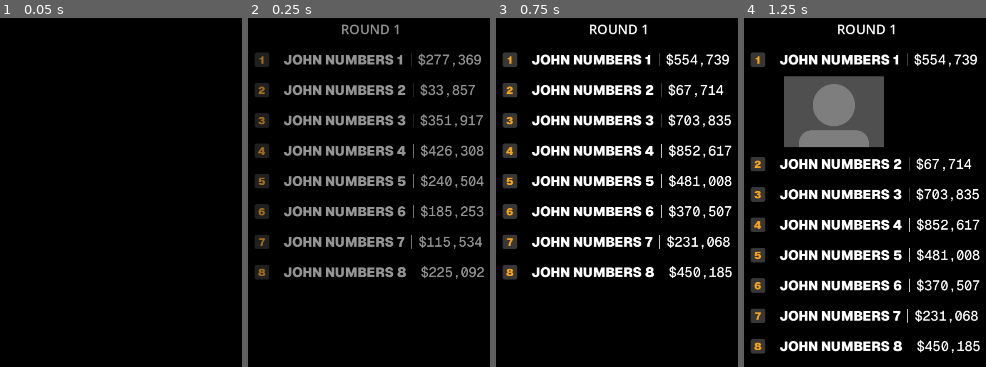
Above: before the commit, frames 1-4 (left to right).
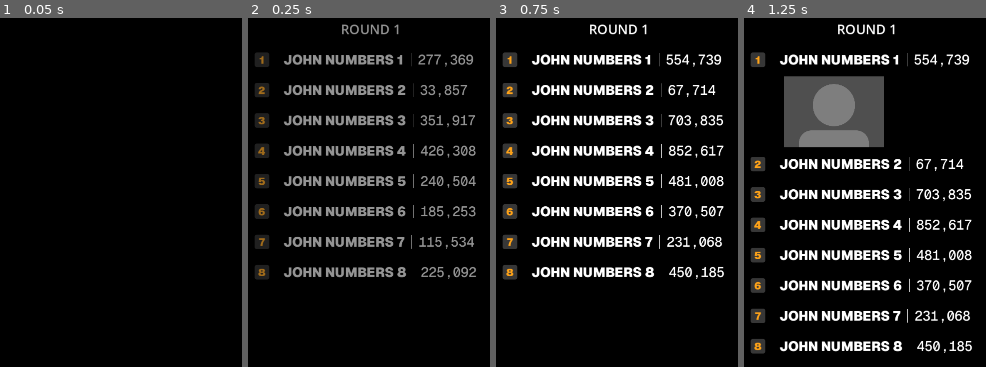
Above: after the commit, the same moments.

Repository: Dexterminator/legend-trade-event-app
Game: Godot game, scene res://scenes/main/main.tscn
The game is run twice, just before and just after one commit, with the same random seed, the same clock (stepped at 60 frames per second) and the same inputs.
Inputs:
- Up to frame 1 (0.05 s): no input
- Up to frame 2 (0.25 s): no input
- Up to frame 3 (0.75 s): tap Enter at 0.5 s; tap 1 at 0.6 s
- Up to frame 4 (1.25 s): no input

Frame 1 is identical in both runs. In frame 2, 2.9% of the frame differs, in the area x 70-98%, y 10-75%; in frame 3, 3.5%; in frame 4, 3.5%, in the area x 70-98%, y 10-96%.

Commit message:
Start leaderboard overlay

Diff:
--- a/client/scenes/main/main.gd
+++ b/client/scenes/main/main.gd
@@ -99,6 +99,8 @@
 	var payload: Dictionary = data.get("payload", {})
 
 	match msg_type:
+		"leaderboard":
+				SignalBus.standings_updated.emit(payload)
 		"initial_state", "mock_state_update":
 			if payload.has("standings"):
 				SignalBus.standings_updated.emit(str(payload["standings"]))
--- a/client/scenes/standings_overlay/player_panel/player_panel.gd
+++ b/client/scenes/standings_overlay/player_panel/player_panel.gd
@@ -9,17 +9,19 @@
 enum State {EXPANDED, COLLAPSED}
 var state: State = State.COLLAPSED
 var score: int = 0
+var pnl_pct: int = 0
+var ranking: int = 0
 var showing_score: int = 0
 var score_tween: Tween
 
-func set_score(new_score: int) -> void:
+func set_pnl_pct(new_score: int) -> void:
 	score = new_score
 	if score_tween:
 		score_tween.kill()
 	score_tween = create_tween()
 	score_tween.tween_method(
 		func(value: float) -> void:
-			score_label.text = "$%s" % Utils.format_number(int(value)),
+			score_label.text = "%s" % Utils.format_number(int(value)),
 		float(showing_score),
 		float(score),
 		0.5
--- a/client/scenes/standings_overlay/player_panel/player_panel.tscn
+++ b/client/scenes/standings_overlay/player_panel/player_panel.tscn
@@ -182,7 +182,7 @@
 layout_mode = 2
 theme_override_fonts/font = ExtResource("4_r568l")
 theme_override_font_sizes/font_size = 32
-text = "$100,000"
+text = "5%"
 
 [node name="PlayerPicture" type="Sprite2D" parent="." unique_id=1828077865]
 modulate = Color(1, 1, 1, 0)
--- a/client/scenes/standings_overlay/standings_overlay.gd
+++ b/client/scenes/standings_overlay/standings_overlay.gd
@@ -13,10 +13,10 @@
 	for i in range(standings_container.get_child_count()):
 		var p: PlayerPanel = standings_container.get_child(i)
 		p.name_label.text = "JOHN NUMBERS %d" % (i + 1)
-		p.set_score(randi_range(0, 1000000))
+		p.set_pnl_pct(randi_range(0, 1000000))
 	_set_placements()
 
-func sort_by_score() -> void:
+func sort_by_rank() -> void:
 	var panels := standings_container.get_children()
 
 	panels.sort_custom(func(a: PlayerPanel, b: PlayerPanel) -> int:
@@ -93,18 +93,18 @@
 		else:
 			panel.z_index = 0
 
-func _on_standings_updated(_text: String) -> void:
+func _on_standings_updated(payload: Dictionary) -> void:
 	if not inited:
 		inited = true
 		return
+
+	print(payload["traders"][0])
 	sorting = true
 	for child: PlayerPanel in standings_container.get_children():
-		if randf() < 0.15:
-			child.set_score(randi_range(0, 1000000))
-
+		pass
 	# TODO Only animate if placements changed
 	await Utils.wait(self , 0.7)
-	animate_sort(standings_container)
+	# animate_sort(standings_container)
 	await Utils.wait(self , 1.0)
 	sorting = false
 
Not shown, changed: server/src/wsServer.ts
